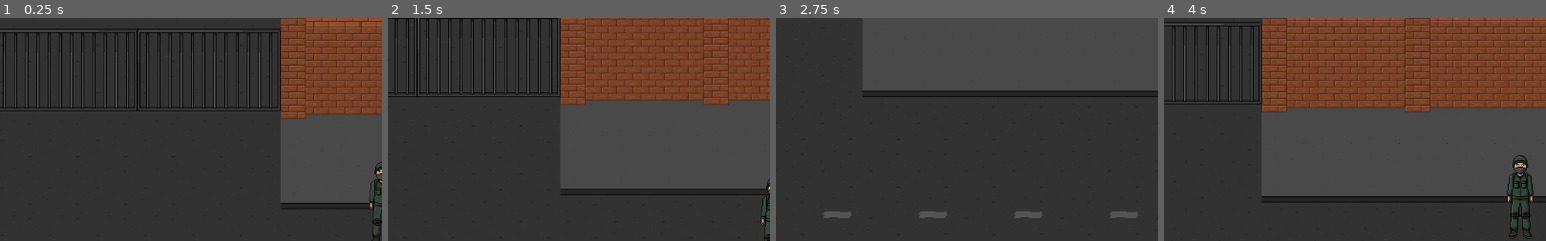
Above: before the commit, frames 1-4 (left to right).
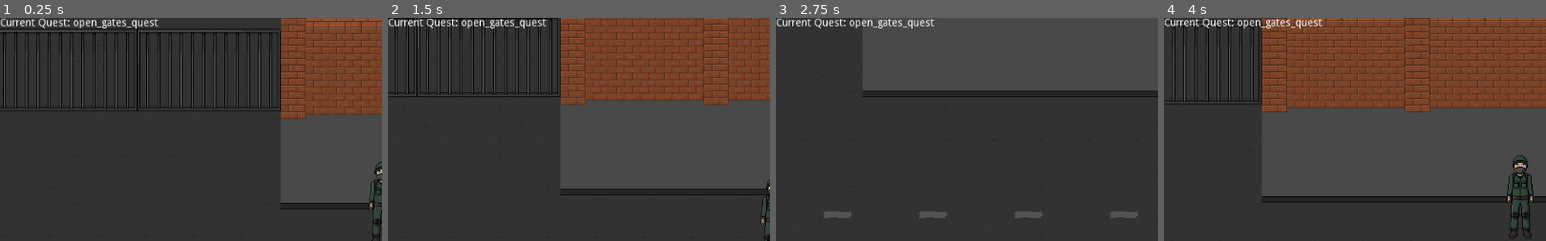
Above: after the commit, the same moments.

Repository: XummukProgrammer/MiniPayday
Game: Godot game, scene res://scenes/test/clear_gates.tscn
The game is run twice, just before and just after one commit, with the same random seed, the same clock (stepped at 60 frames per second) and the same inputs.
Inputs:
- Up to frame 1 (0.25 s): no input
- Up to frame 2 (1.5 s): tap Enter (ui_accept) at 0.5, 0.77 s; hold Right (ui_right) 0.53-1.28 s; hold Down (ui_down) from 1.28 s (still down)
- Up to frame 3 (2.75 s): tap Enter (ui_accept) at 1.52 s; release Down (ui_down) at 2.03 s; hold Right (ui_right) from 2.03 s (still down)
- Up to frame 4 (4 s): release Right (ui_right) at 2.78 s; hold Up (ui_up) 2.78-3.53 s; tap Enter (ui_accept) at 3.02, 3.77 s; hold Left (ui_left) from 3.53 s (still down)
The pictures show only the part of the screen within x 0-50%, y 0-50%; the shares and areas given below are measured in that part.

The runs differ from the first frame. In frame 1, 0.8% of the frame differs, in the area x 0-42%, y 0-5%; in frame 2, 0.8%; in frame 3, 0.8%; in frame 4, 0.8%.

Commit message:
Добавил вывод текущего квеста

Diff:
--- a/scenes/test/clear_gates.tscn
+++ b/scenes/test/clear_gates.tscn
@@ -72,3 +72,10 @@
 [node name="messagable_input_control" parent="." instance=ExtResource( 11 )]
 position = Vector2( 636, 272 )
 _message = "clear_gates"
+
+[node name="CanvasLayer" type="CanvasLayer" parent="."]
+
+[node name="Label" type="Label" parent="CanvasLayer"]
+margin_right = 40.0
+margin_bottom = 14.0
+text = "Current Quest: QUEST_1"
--- a/scripts/main.gd
+++ b/scripts/main.gd
@@ -3,7 +3,7 @@
 onready var _camera = $camera
 onready var _player = $sort_objects/player
 onready var _quests = $quests
-onready var _gates = $sort_objects/gates_01
+onready var _current_quest = $CanvasLayer/Label
 
 # Получить камеру
 func get_camera() -> Node2D:
@@ -32,5 +32,12 @@
 	# в будущем будет дорабатываться.
 	_camera.set_target_object(_player)
 
+	# Подписываемся на установку квеста
+	_quests.connect("current_quest_updated", self, "on_current_quest_updated")
+
+# Квест был обновлён
+func on_current_quest_updated(quest_id: String):
+	_current_quest.text = "Current Quest: %s" % quest_id
+
 func _ready():
 	on_load_level()
